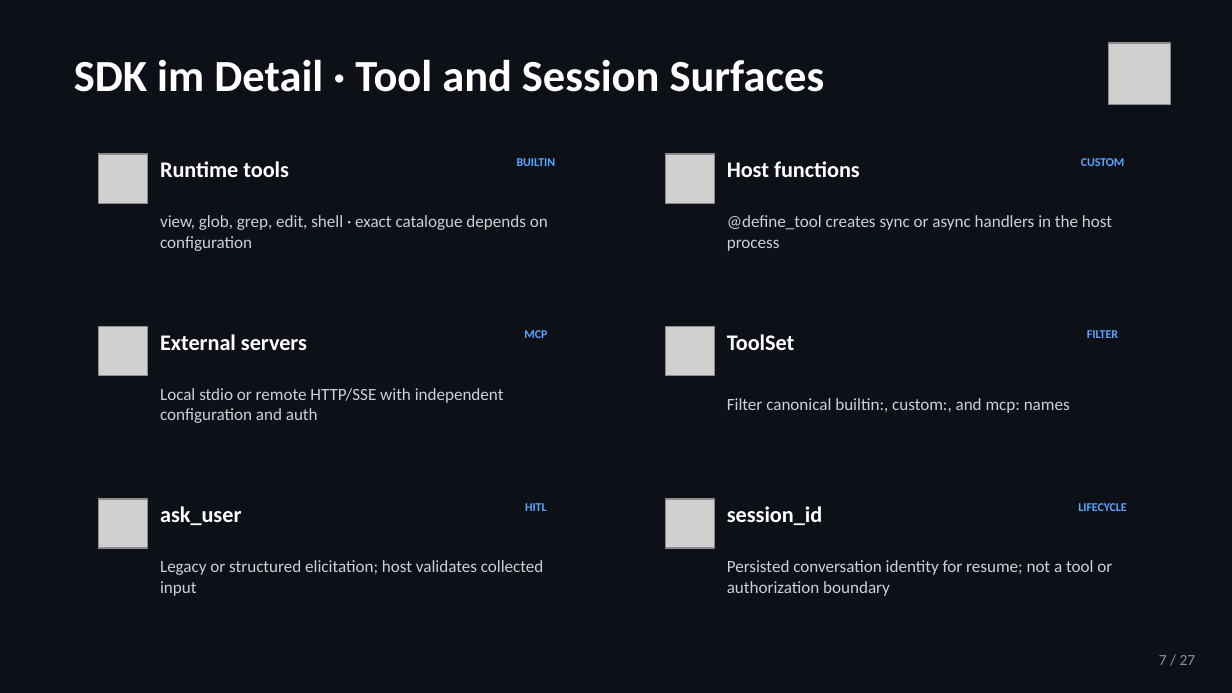
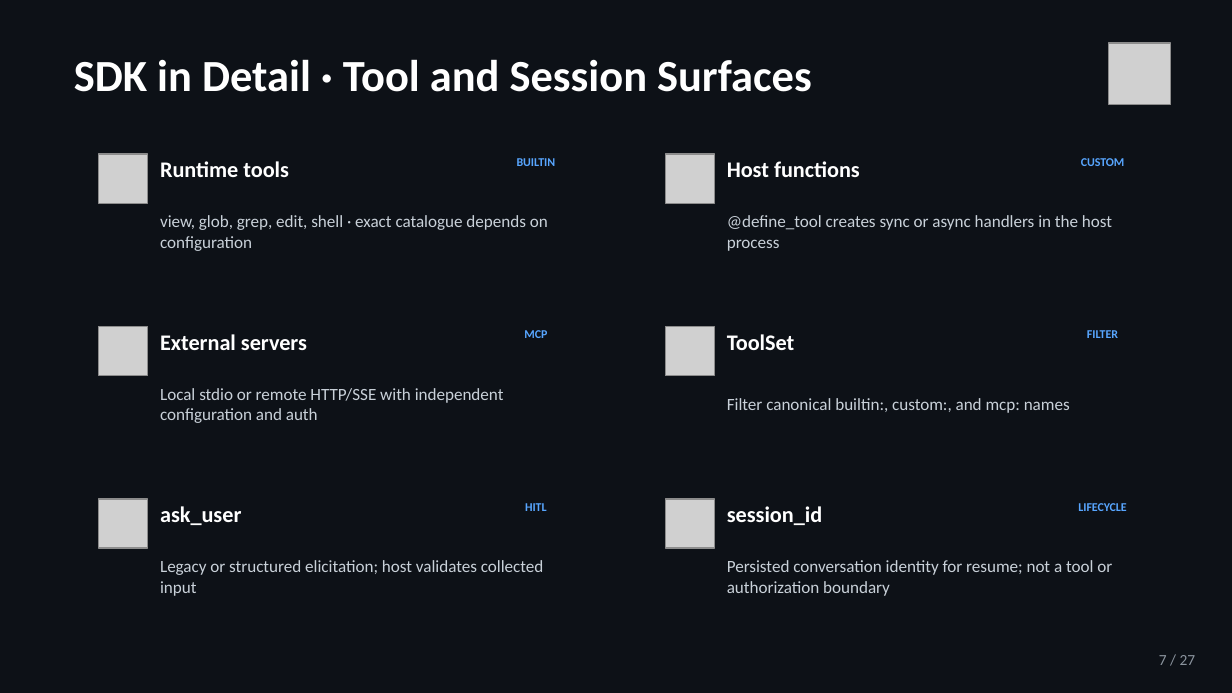
Before and after one commit to jeffrey-groneberg/ghcp_sdk, a slide deck: slide 7 of GitHub-Copilot-SDK.pptx. Drawn at 1232x693 pixels with LibreOffice and Linux fonts; fonts in the diff are those of the drawing; grey boxes stand for pictures. Boxes give left, top, right and bottom in pixels: in the first picture for what was removed or moved away, otherwise in the second. Text is boxed around its words. In the diff, an @@ line names an element or a change of style, - is before the commit and + after.

```diff
--- a/GitHub-Copilot-SDK.pptx
+++ b/GitHub-Copilot-SDK.pptx
@@ text at bbox=[74, 59, 812, 92]: text changed @@
-SDK im Detail · Tool and Session Surfaces
+SDK in Detail · Tool and Session Surfaces
```
Also in this commit, not shown: 10 other slides changed, 1 other file.
